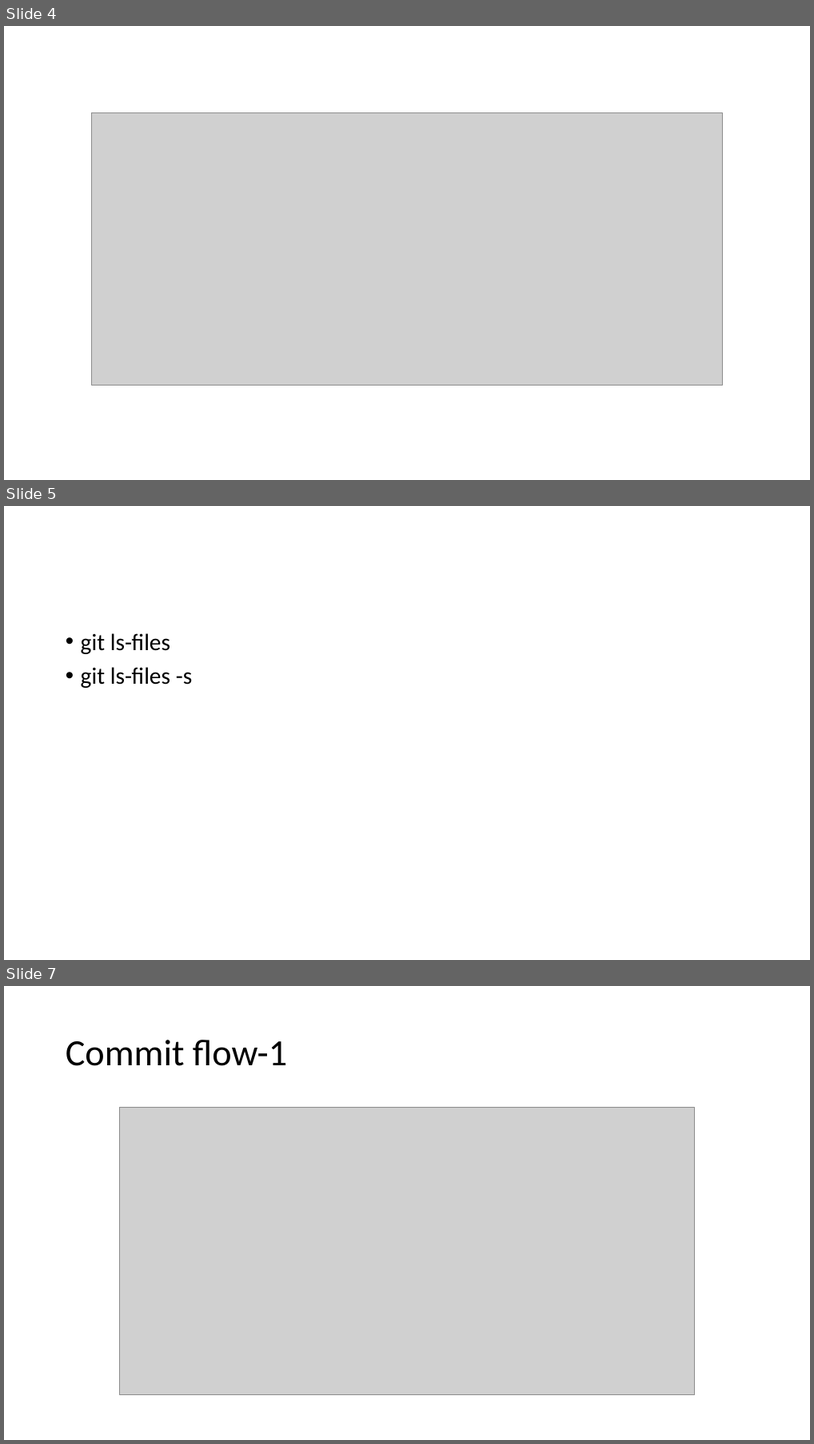
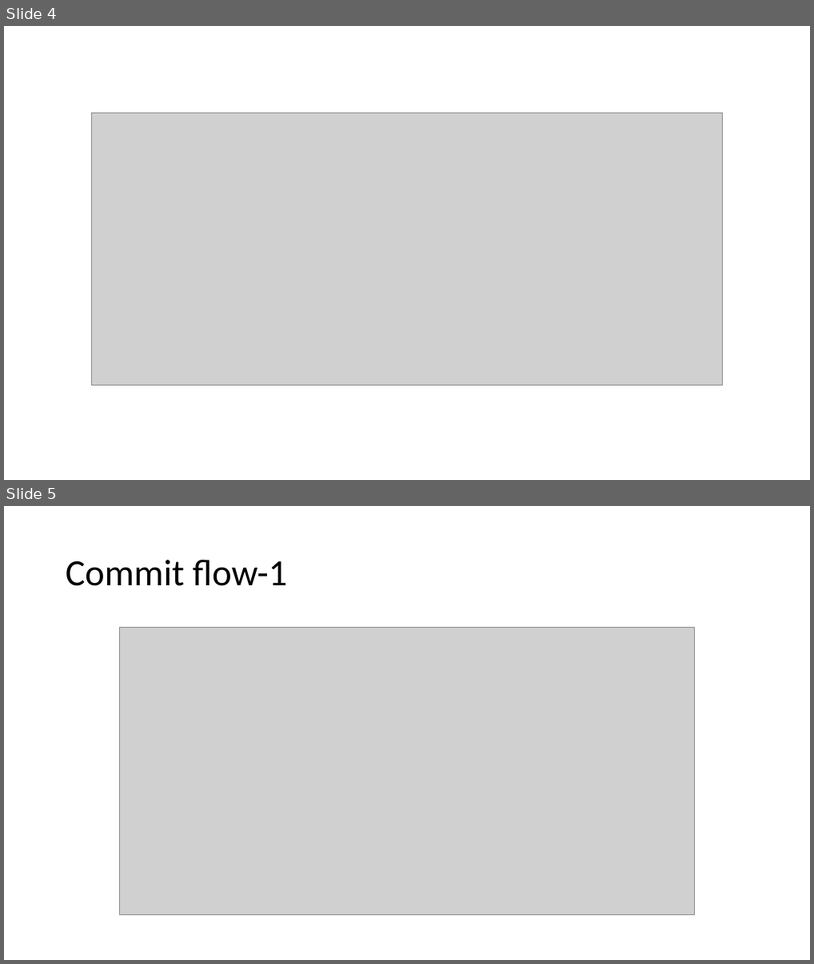
Before and after one commit to PaulHuang1/Git-CI-CD, a slide deck: Git_GitHub_GitLab 完全教程.pptx. Shown one above the other, each under a label of ours: slides 4, 5 and 7 before the commit, slides 4 and 5 after it; the slides between them are not shown. The pictures are 814x1444 and 814x964 pixels, drawn with LibreOffice and Linux fonts; fonts in the diff are those of the drawing; grey boxes stand for pictures. Boxes give left, top, right and bottom in pixels: in the first picture for what was removed or moved away, otherwise in the second. Text is boxed around its words. In the diff, an @@ line names an element or a change of style, - is before the commit and + after.

```diff
--- a/Git_GitHub_GitLab 完全教程.pptx
+++ b/Git_GitHub_GitLab 完全教程.pptx
@@ slide 5 removed at [4,506,810,960], background #FFFFFF @@
@@ text removed at [81,633,192,688] @@
-• git ls-files
-• git ls-files -s
@@ what was slide 7 is now slide 5 @@
```
Also in this commit, not shown: 8 slides added, 1 other slide removed.
